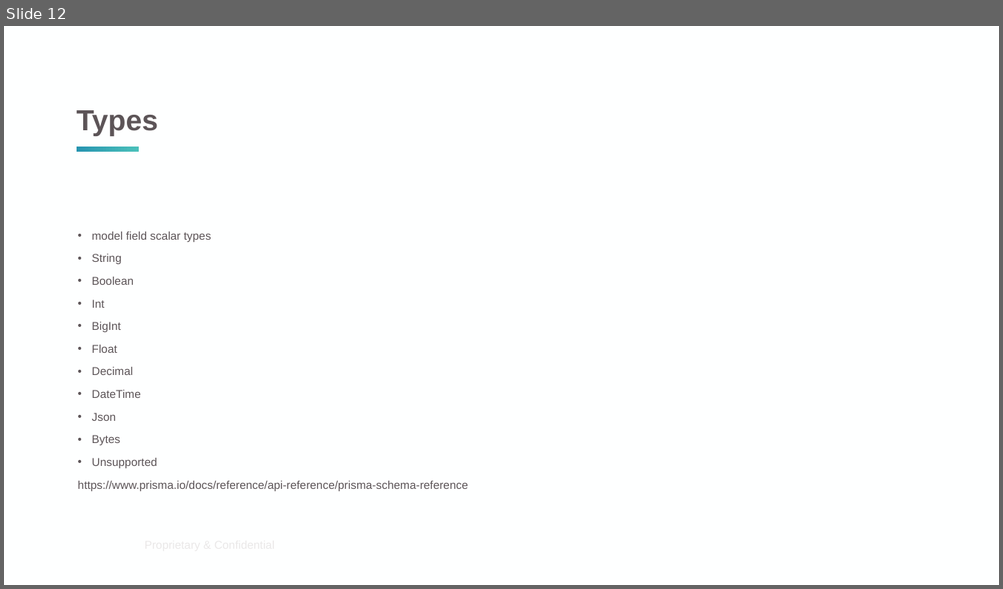
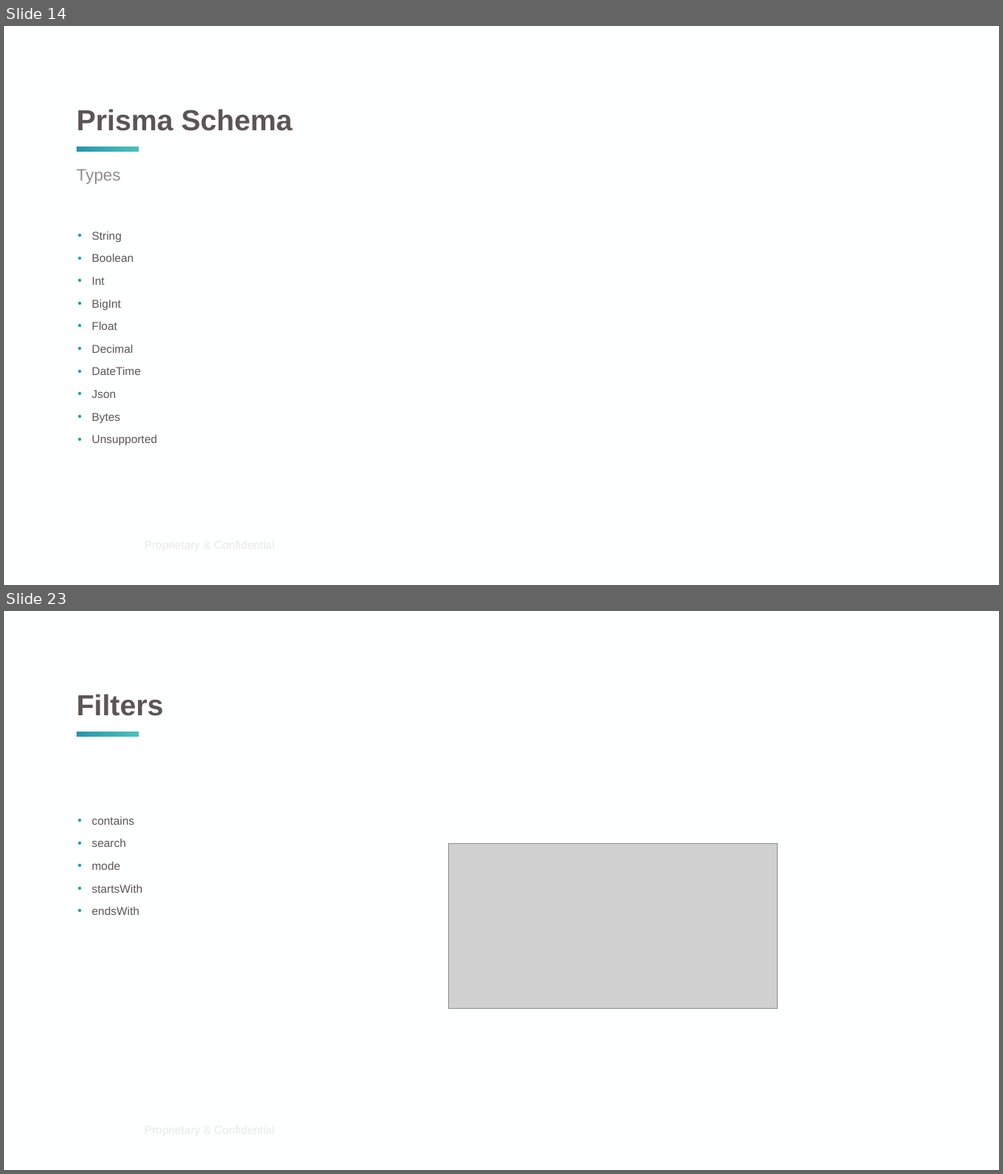
Before and after one commit to pedrompeixoto/nestjs-presentation, a slide deck: data_persistence.pptx. Shown one above the other, each under a label of ours: slide 12 before the commit, slides 14 and 23 after it; the slides between them are not shown. The pictures are 1003x589 and 1003x1174 pixels, drawn with LibreOffice and Linux fonts; fonts in the diff are those of the drawing; grey boxes stand for pictures; background and template pictures are left out. Boxes give left, top, right and bottom in pixels: in the first picture for what was removed or moved away, otherwise in the second. Text is boxed around its words. In the diff, an @@ line names an element or a change of style, - is before the commit and + after.

```diff
--- a/data_persistence.pptx
+++ b/data_persistence.pptx
@@ slide 23 added at (4,611,999,1170), background #FEFFFF; not listed: 2 template elements that a slide beside it also shows @@
@@ title added at (77,694,163,716), 28 pt, text #5C5457, bold @@
+Filters
@@ text added at (92,817,143,915), 11 pt, text #5C5457 @@
+• contains
+• search
+• mode
+• startsWith
+• endsWith
@@ picture added at (449,844,778,1008) @@
@@ what was slide 12 is now slide 14 @@
@@ slide 14 changed as well @@
@@ title at (77,109,292,131): text changed @@
-Types
+Prisma Schema
@@ text added at (77,169,121,184), 16 pt, text #958B8E @@
+Types
@@ text at (92,232,211,242): paragraph removed @@
-• model field scalar types
@@ text at (78,481,468,491): paragraph removed @@
-https://www.prisma.io/docs/reference/api-reference/prisma-schema-reference
```
Also in this commit, not shown: 13 other slides changed, 12 other slides added, 2 slides removed, 13 other files.
